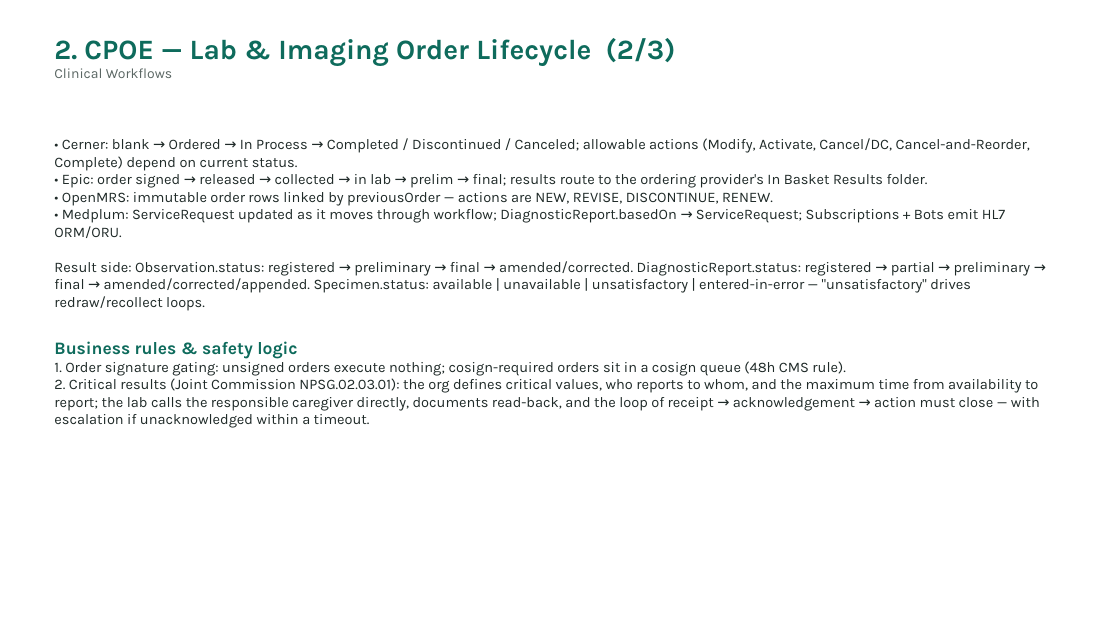
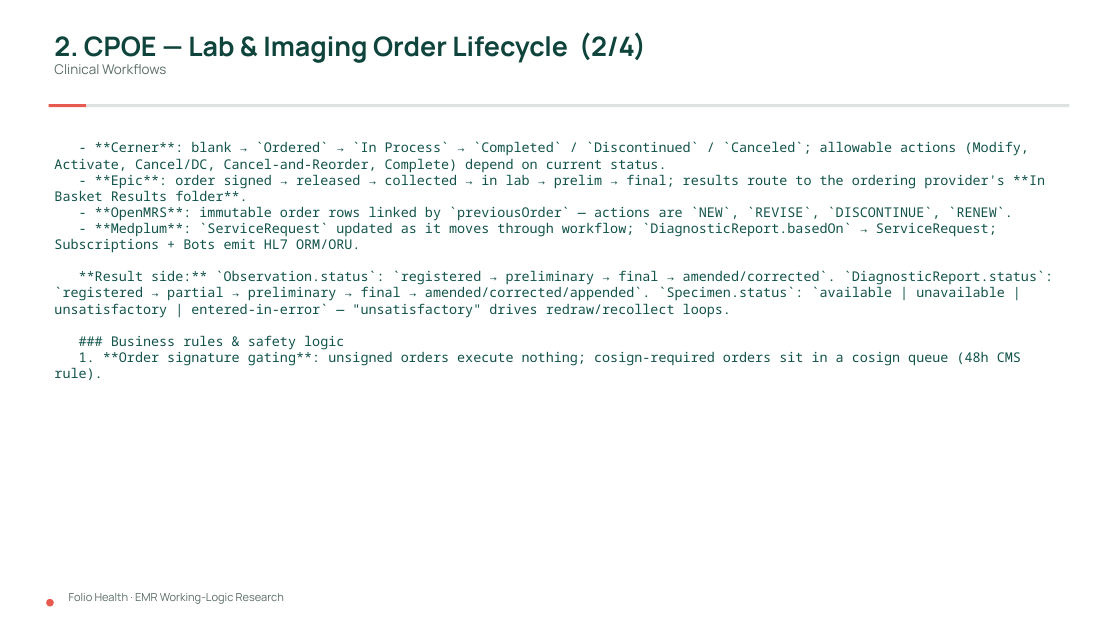
Before and after one commit to Folio-Health/Folio-Health-prototype, a slide deck: slide 21 of folio-health/docs/research/EMR-Working-Logic-Research.pptx. Drawn at 1120x630 pixels with LibreOffice and Linux fonts; fonts in the diff are those of the drawing. Boxes give left, top, right and bottom in pixels: in the first picture for what was removed or moved away, otherwise in the second. Text is boxed around its words. In the diff, an @@ line names an element or a change of style, - is before the commit and + after.

```diff
--- a/folio-health/docs/research/EMR-Working-Logic-Research.pptx
+++ b/folio-health/docs/research/EMR-Working-Logic-Research.pptx
@@ text at box(54, 32, 646, 63): text changed; size 24 to 23 pt; font Karla to Manrope; text colour #0E6B5C to #0E443B @@
-2. CPOE — Lab & Imaging Order Lifecycle (2/3)
+2. CPOE — Lab & Imaging Order Lifecycle (2/4)
@@ text at box(54, 64, 166, 74): size 12 to 11.5 pt, font Karla to Manrope, text colour #5A6663 to #5C6D69 in "Clinical Workflows" @@
@@ rectangle added at box(49, 104, 87, 108), fill #E65A4F @@
@@ rectangle added at box(87, 104, 1070, 108), fill #DCE3E1 @@
@@ text at box(54, 141, 1053, 380): text changed; size 12.5 to 11.5 pt; font Karla to Noto Sans Mono; text colour #1F2A28 to #11534A @@
-• Cerner: blank → Ordered → In Process → Completed / Discontinued / Canceled; allowable actions (Modify, Activate, Cancel/DC, Cancel-and-Reorder, Complete) depend on current status.
-• Epic: order signed → released → collected → in lab → prelim → final; results route to the ordering provider's In Basket Results folder.
-• OpenMRS: immutable order rows linked by previousOrder — actions are NEW, REVISE, DISCONTINUE, RENEW.
-• Medplum: ServiceRequest updated as it moves through workflow; DiagnosticReport.basedOn → ServiceRequest; Subscriptions + Bots emit HL7 ORM/ORU.
-Result side: Observation.status: registered → preliminary → final → amended/corrected. DiagnosticReport.status: registered → partial → preliminary → final → amended/corrected/appended. Specimen.status: available | unavailable | unsatisfactory | entered-in-error — "unsatisfactory" drives redraw/recollect loops.
-Business rules & safety logic
-1. Order signature gating: unsigned orders execute nothing; cosign-required orders sit in a cosign queue (48h CMS rule).
-2. Critical results (Joint Commission NPSG.02.03.01): the org defines critical values, who reports to whom, and the maximum time from availability to report; the lab calls the responsible caregiver directly, documents read-back, and the loop of receipt → acknowledgement → action must close — with escalation if unacknowledged within a timeout.
+- **Cerner**: blank → `Ordered` → `In Process` → `Completed` / `Discontinued` / `Canceled`; allowable actions (Modify, Activate, Cancel/DC, Cancel-and-Reorder, Complete) depend on current status.
+- **Epic**: order signed → released → collected → in lab → prelim → final; results route to the ordering provider's **In Basket Results folder**.
+- **OpenMRS**: immutable order rows linked by `previousOrder` — actions are `NEW`, `REVISE`, `DISCONTINUE`, `RENEW`.
+- **Medplum**: `ServiceRequest` updated as it moves through workflow; `DiagnosticReport.basedOn` → ServiceRequest; Subscriptions + Bots emit HL7 ORM/ORU.
+**Result side:** `Observation.status`: `registered → preliminary → final → amended/corrected`. `DiagnosticReport.status`: `registered → partial → preliminary → final → amended/corrected/appended`. `Specimen.status`: `available | unavailable | unsatisfactory | entered-in-error` — "unsatisfactory" drives redraw/recollect loops.
+### Business rules & safety logic
+1. **Order signature gating**: unsigned orders execute nothing; cosign-required orders sit in a cosign queue (48h CMS rule).
@@ ellipse added at box(46, 599, 54, 607), fill #E65A4F @@
@@ text added at box(69, 593, 284, 604), 9.5 pt, text #5C6D69 @@
+Folio Health · EMR Working-Logic Research
```
Also in this commit, not shown: 53 other slides changed, 3 slides added, 2 other files.
